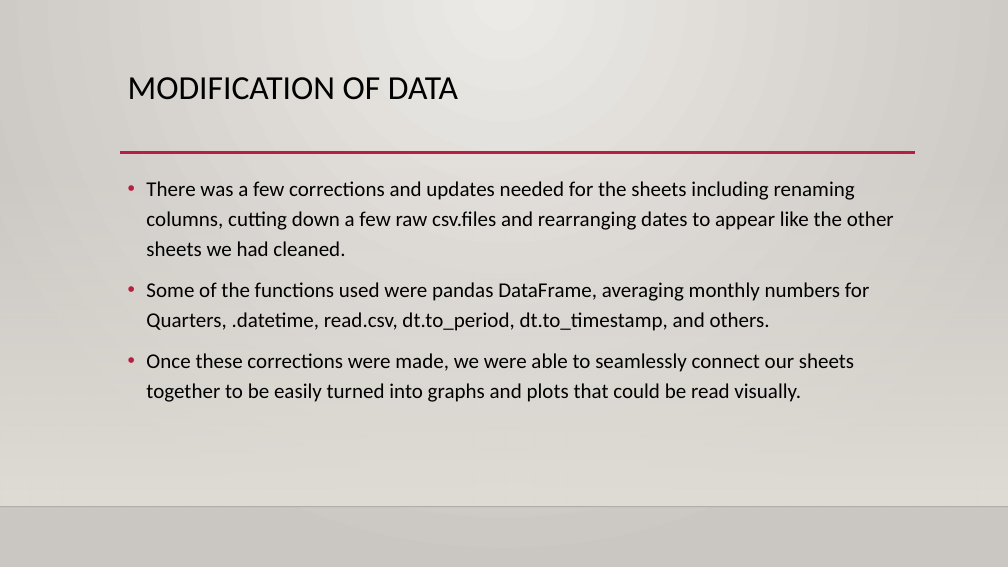
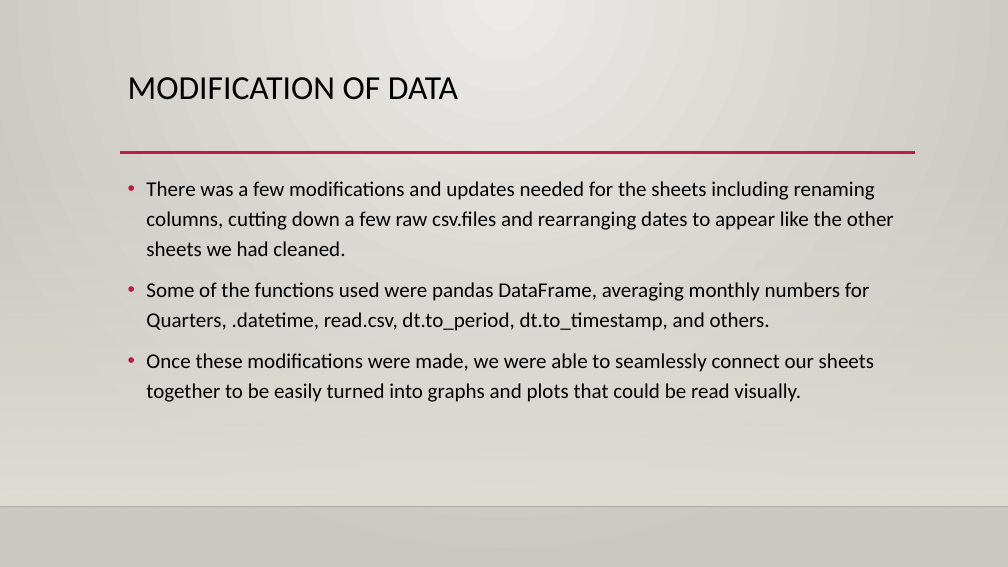
Before and after one commit to GitItDren/Python-Project-CMD-, a slide deck: slide 6 of Python Project(Team CMD).pptx. Drawn at 1008x567 pixels with LibreOffice and Linux fonts; fonts in the diff are those of the drawing; background and template pictures are left out. Boxes give left, top, right and bottom in pixels: in the first picture for what was removed or moved away, otherwise in the second. Text is boxed around its words. In the diff, an @@ line names an element or a change of style, - is before the commit and + after.

```diff
--- a/Python Project(Team CMD).pptx
+++ b/Python Project(Team CMD).pptx
@@ text at [146,181,894,256]: text changed @@
-• There was a few corrections and updates needed for the sheets including renaming columns, cutting down a few raw csv.files and rearranging dates to appear like the other sheets we had cleaned.
+• There was a few modifications and updates needed for the sheets including renaming columns, cutting down a few raw csv.files and rearranging dates to appear like the other sheets we had cleaned.
@@ text at [146,353,874,402]: text changed @@
-• Once these corrections were made, we were able to seamlessly connect our sheets together to be easily turned into graphs and plots that could be read visually.
+• Once these modifications were made, we were able to seamlessly connect our sheets together to be easily turned into graphs and plots that could be read visually.
```
Also in this commit, not shown: 3 other slides changed.
